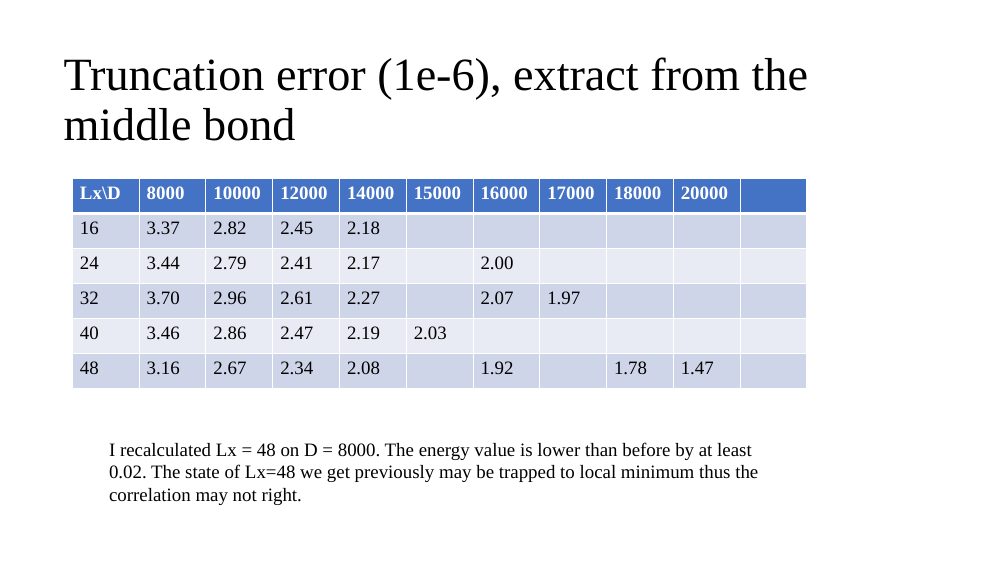
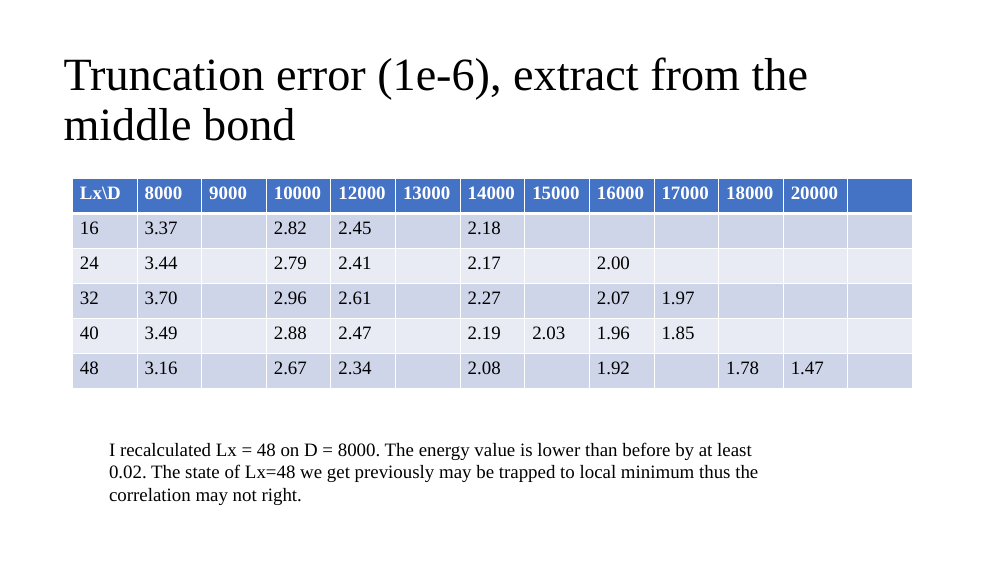
Before and after one commit to QuantumLiquids/SSH-Hubbard, a slide deck: slide 3 of note/SSH-Hubbard-Note6.pptx. Drawn at 1008x567 pixels with LibreOffice and Linux fonts; fonts in the diff are those of the drawing. Boxes give left, top, right and bottom in pixels: in the first picture for what was removed or moved away, otherwise in the second. Text is boxed around its words. In the diff, an @@ line names an element or a change of style, - is before the commit and + after.

```diff
--- a/note/SSH-Hubbard-Note6.pptx
+++ b/note/SSH-Hubbard-Note6.pptx
@@ table at box(73, 179, 908, 379) @@
-column 2: 8000 | 3.37 | 3.44 | 3.70 | 3.46 | 3.16
-column 3: 10000 | 2.82 | 2.79 | 2.96 | 2.86 | 2.67
+column 2: 8000 | 3.37 | 3.44 | 3.70 | 3.49 | 3.16
+column 3: 9000 |  |  |  |  | 
+column 4: 10000 | 2.82 | 2.79 | 2.96 | 2.88 | 2.67
+column 6: 13000 |  |  |  |  | 
-column 9, row 5: 
+column 9, row 5: 1.96
-column 10, row 5: 
+column 10, row 5: 1.85
@@ table: place and size @@
-table at box(73, 179, 805, 379)
+table at box(73, 179, 908, 379)
```
Also in this commit, not shown: 1 slide added, 1 slide removed, 9 other files.
